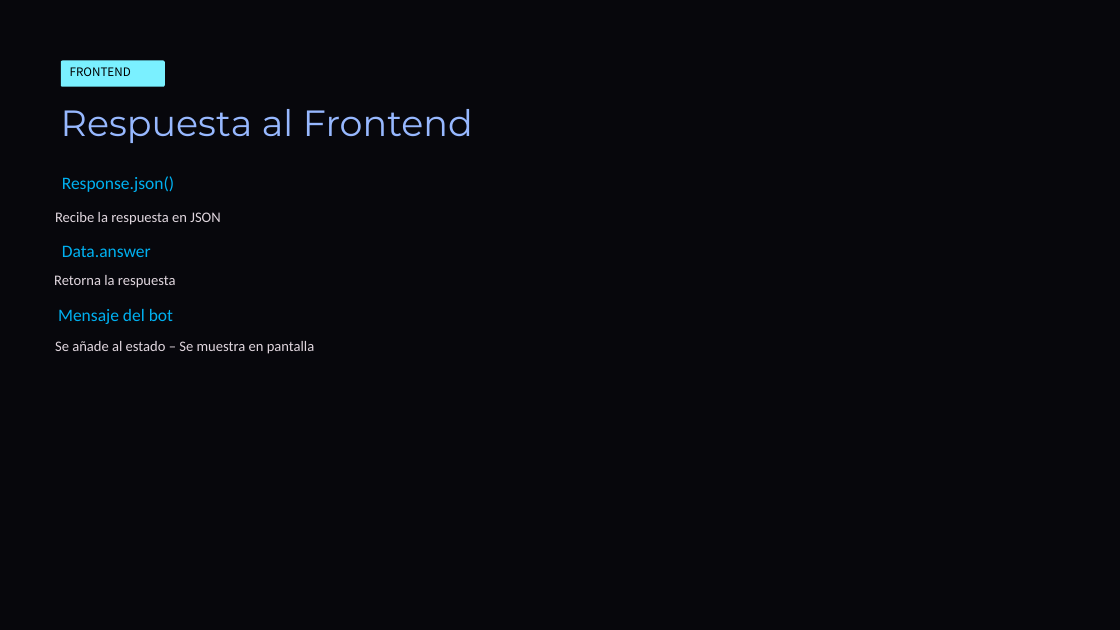
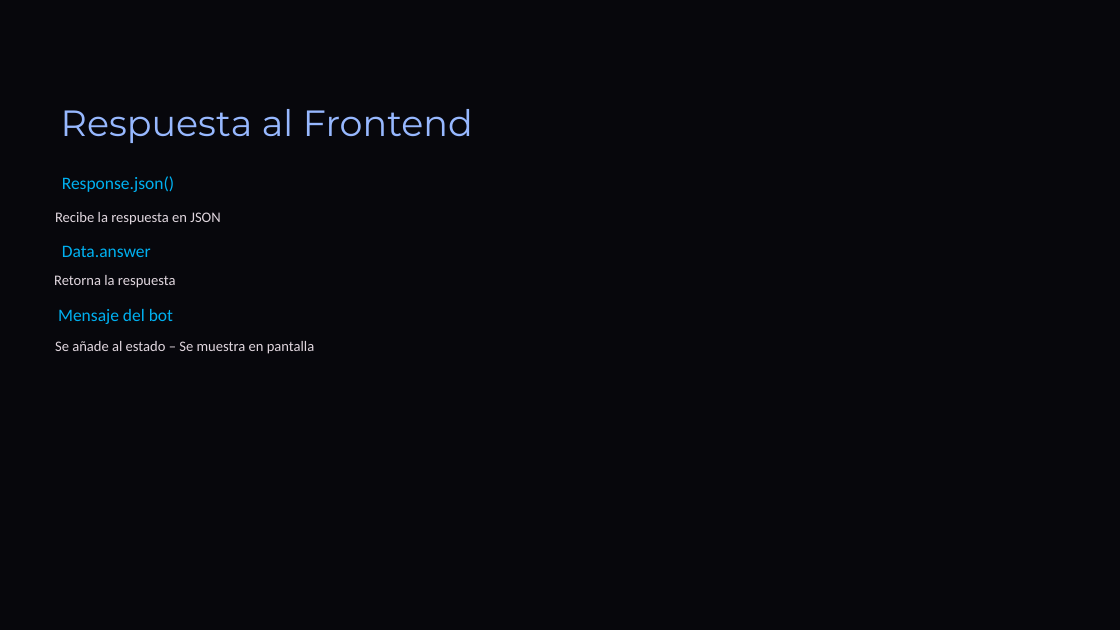
Before and after one commit to DavidCorredorMiguel/proyectogrupo2, a slide deck: slide 27 of Tech-and-Learn-Innovacion-y-Aprendizaje-en-E-commerce (1).pptx (slide 16 before the commit). Drawn at 1120x630 pixels with LibreOffice and Linux fonts; fonts in the diff are those of the drawing; background and template pictures are left out. Boxes give left, top, right and bottom in pixels: in the first picture for what was removed or moved away, otherwise in the second. Text is boxed around its words. In the diff, an @@ line names an element or a change of style, - is before the commit and + after.

```diff
--- a/Tech-and-Learn-Innovacion-y-Aprendizaje-en-E-commerce (1).pptx
+++ b/Tech-and-Learn-Innovacion-y-Aprendizaje-en-E-commerce (1).pptx
@@ rounded rectangle removed at (61,60,165,87) @@
@@ text removed at (70,67,131,76) @@
-FRONTEND
```
Also in this commit, not shown: 11 other slides changed, 11 slides added, 11 other files.
